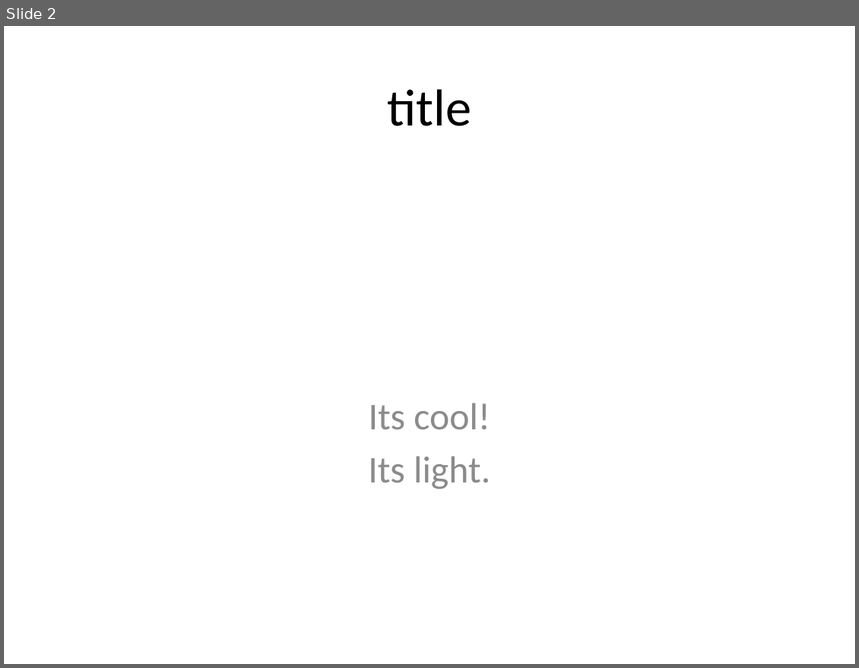
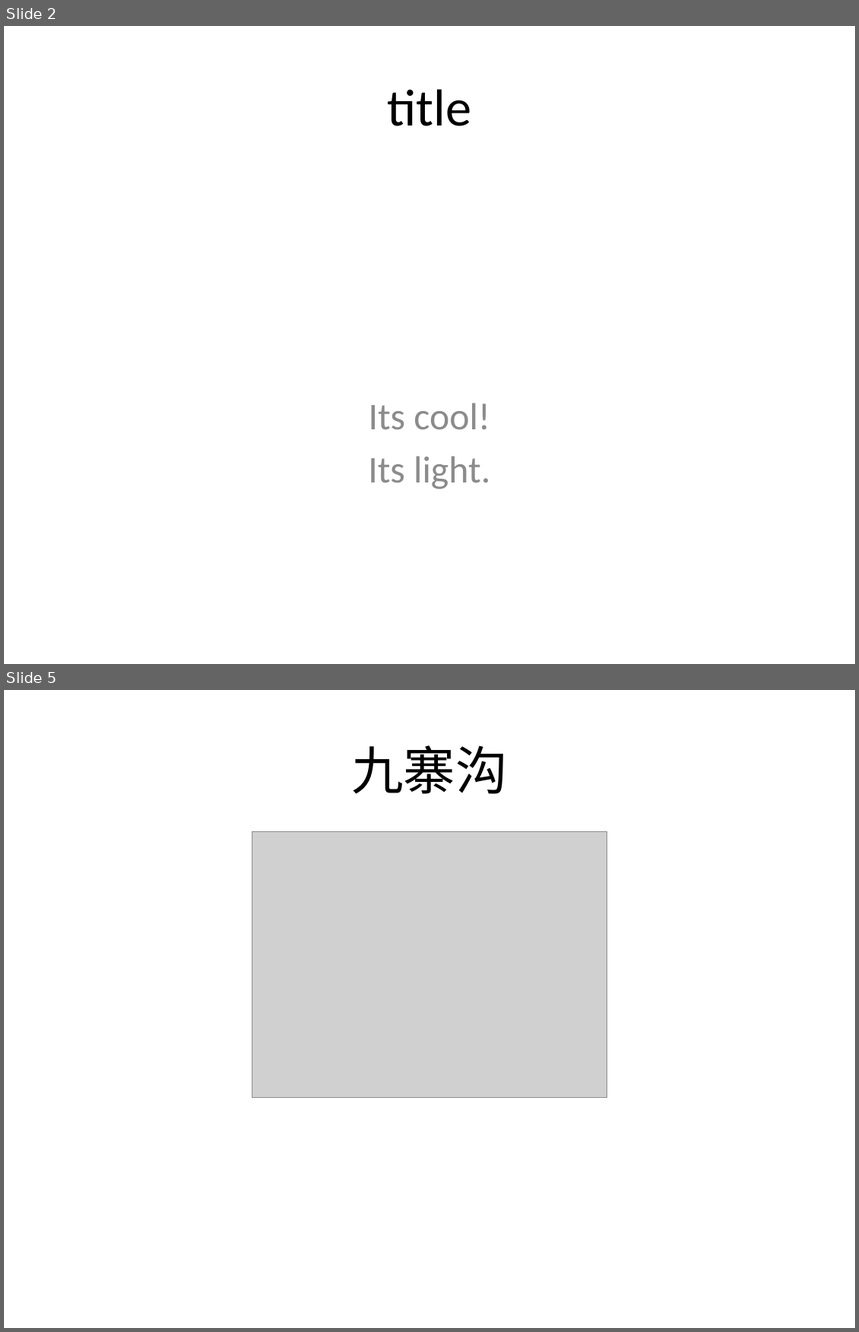
Before and after one commit to kc-train/img-to-pdf-service, a slide deck: sample.pptx. Shown one above the other, each under a label of ours: slide 2 before the commit, slides 2 and 5 after it; the slides between them are not shown. The pictures are 859x668 and 859x1332 pixels, drawn with LibreOffice and Linux fonts; fonts in the diff are those of the drawing; grey boxes stand for pictures. Boxes give left, top, right and bottom in pixels: in the first picture for what was removed or moved away, otherwise in the second. Text is boxed around its words. In the diff, an @@ line names an element or a change of style, - is before the commit and + after.

```diff
--- a/sample.pptx
+++ b/sample.pptx
@@ slide 5 added at <box>4,690,855,1328</box>, background #FFFFFF @@
@@ title added at <box>351,745,507,794</box>, 44 pt, text #000000 @@
+九寨沟
@@ picture added at <box>253,832,607,1097</box> @@
```
Also in this commit, not shown: 2 other slides added, 3 slides removed, 48 other files.
